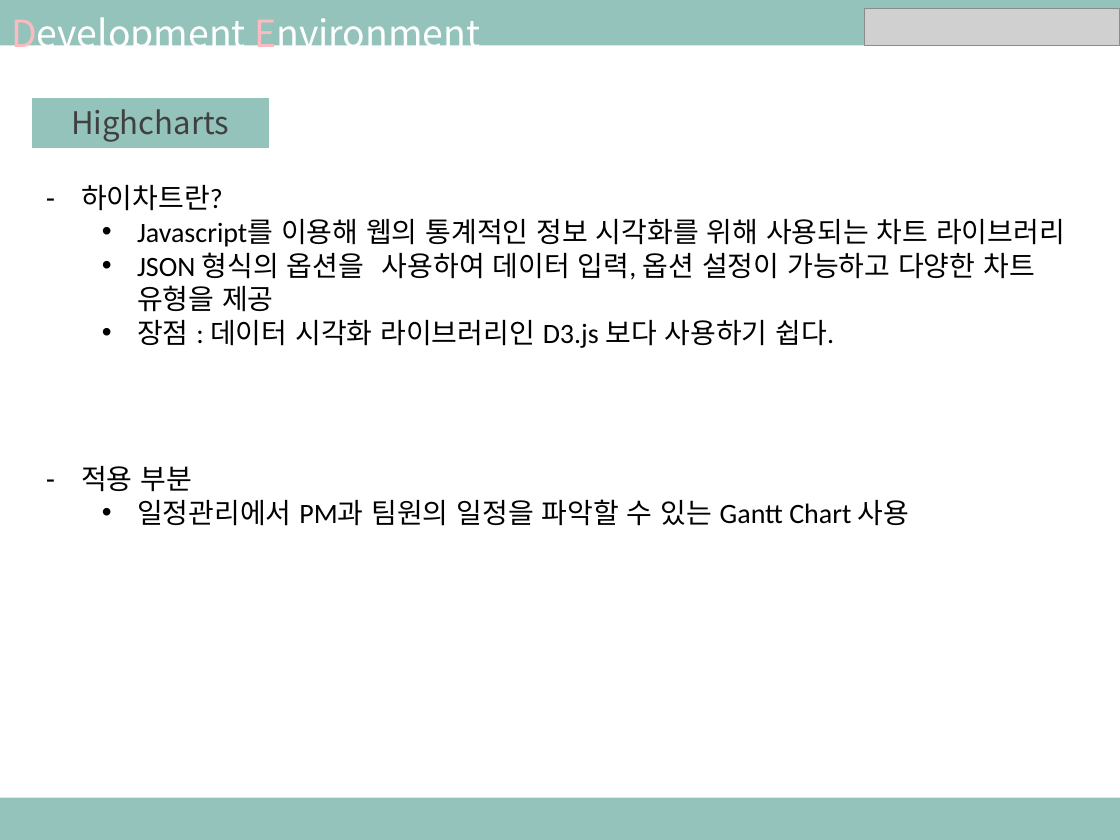
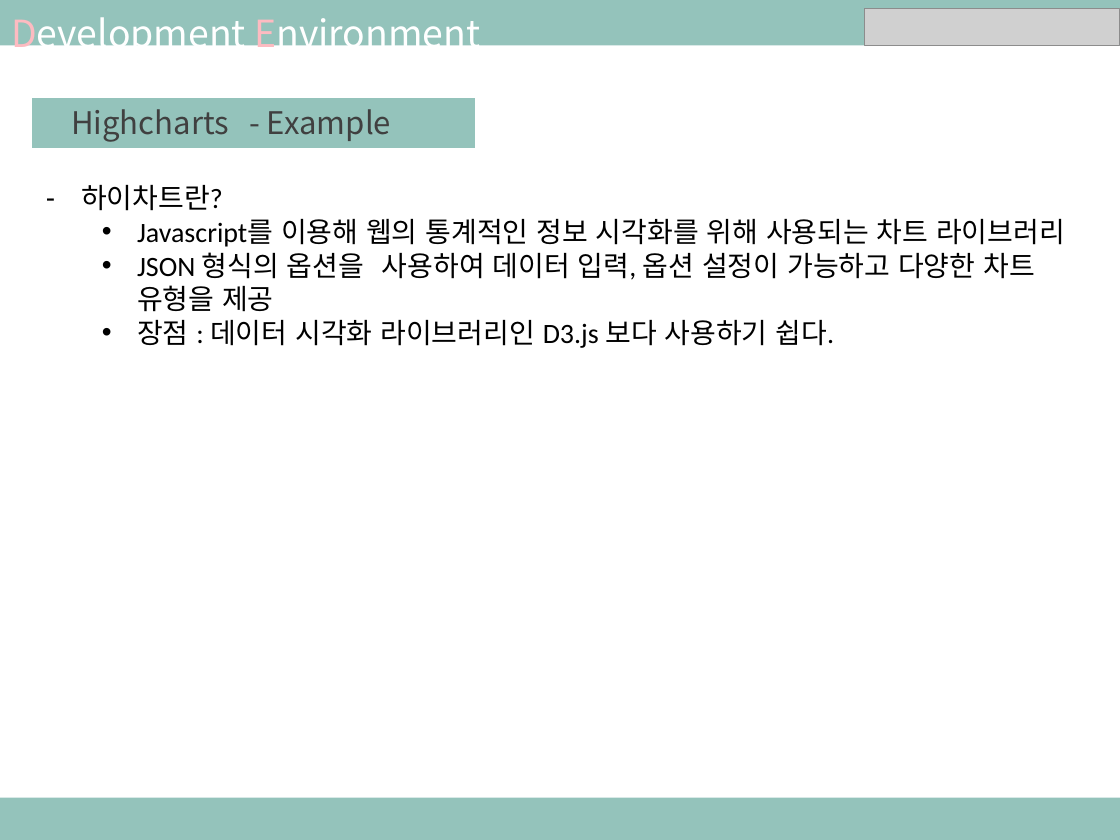
Before and after one commit to ezenteam03/project06, a slide deck: slide 6 of WebContent/jhk/0522 feedback.pptx (slide 5 before the commit). Drawn at 1120x840 pixels with LibreOffice and Linux fonts; fonts in the diff are those of the drawing; grey boxes stand for pictures. Boxes give left, top, right and bottom in pixels: in the first picture for what was removed or moved away, otherwise in the second. Text is boxed around its words. In the diff, an @@ line names an element or a change of style, - is before the commit and + after.

```diff
--- a/WebContent/jhk/0522 feedback.pptx
+++ b/WebContent/jhk/0522 feedback.pptx
@@ rectangle added at [239,99,475,148], fill #94C3BB, outline #94C3BB 0.75 pt, 20 pt, text #404040 @@
+- Example
@@ text removed at [81,466,910,526] @@
-– 적용 부분
-  • 일정관리에서 PM과 팀원의 일정을 파악할 수 있는 Gantt Chart 사용
```
Also in this commit, not shown: 1 slide added, 6 other files.
